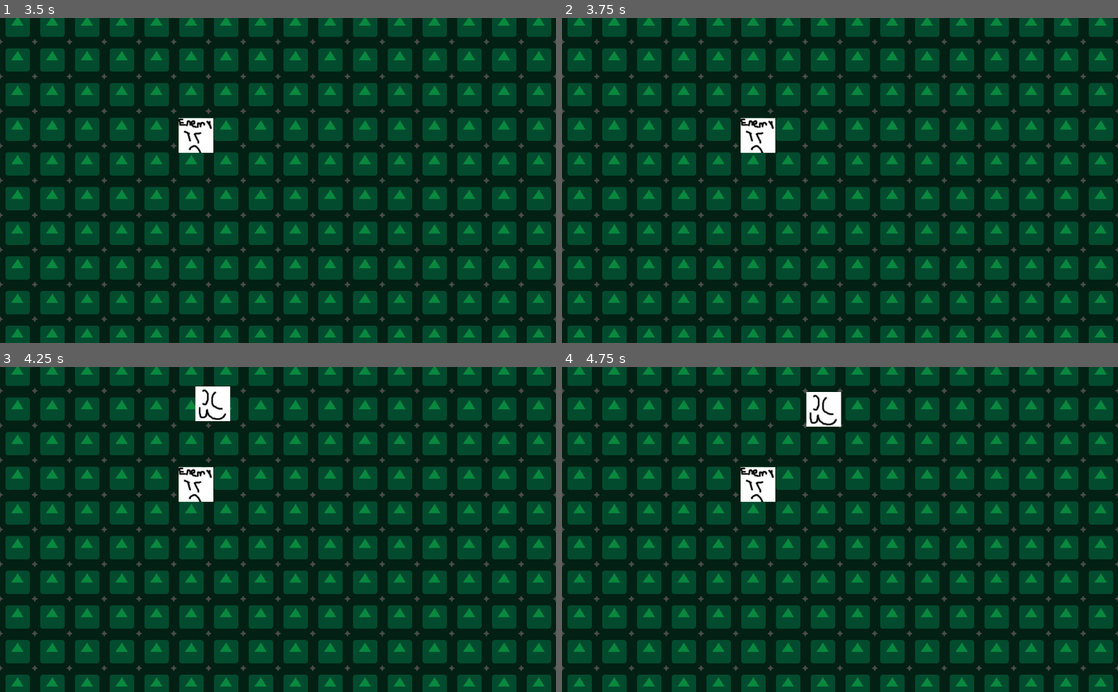
Above: before the commit, frames 1-4 (two rows, left to right).
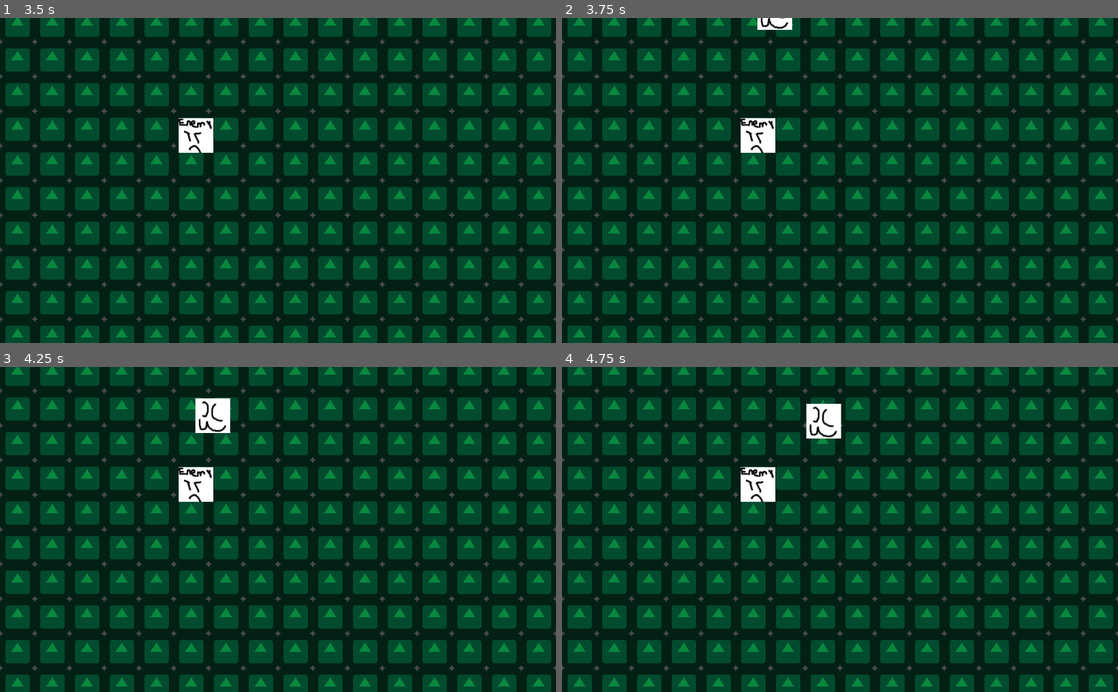
Above: after the commit, the same moments.

Repository: IAmBot102102/TheHereticKnight
Game: Godot game, scene res://Scenes/World.tscn
Same seed, same stepped clock (60 frames per second), same inputs: the game is played once before the commit and once after it. The engine's default icon, where the game draws it, is replaced by a stand-in: a white triangle on a blue panel in a dark square.
Inputs:
- Up to frame 1 (3.5 s): tap Enter at 0.5 s; hold Up (ui_up) 0.53-2.03 s; hold Left (ui_left) from 2.03 s (still down); tap Space at 2.75 s
- Up to frame 2 (3.75 s): tap Enter at 3.5 s; release Left (ui_left) at 3.53 s; hold Down (ui_down) from 3.53 s (still down)
- Up to frame 3 (4.25 s): keep holding Down (ui_down)
- Up to frame 4 (4.75 s): release Down (ui_down) at 4.28 s; hold Right (ui_right) from 4.28 s (still down)

Frame 1 is identical in both runs. In frame 2, 0.2% of the frame differs, in the area x 35-42%, y 0-4%; in frame 3, 0.6%; in frame 4, 0.6%, in the area x 43-51%, y 7-23%.

Commit message:
Created an enemy patrol prototype

Diff:
--- a/Scenes/Entity/Enemy.tscn
+++ b/Scenes/Entity/Enemy.tscn
@@ -4,7 +4,7 @@
 [ext_resource path="res://Scripts/Entity/Enemy.gd" type="Script" id=2]
 [ext_resource path="res://Assets/Sprites/enemy.png" type="Texture" id=3]
 
-[node name="Enemy" index="0" instance=ExtResource( 1 )]
+[node name="Enemy" instance=ExtResource( 1 )]
 script = ExtResource( 2 )
 
 [node name="Sprite" parent="." index="0"]
--- a/Scenes/Entity/Entity.tscn
+++ b/Scenes/Entity/Entity.tscn
@@ -3,6 +3,7 @@
 [ext_resource path="res://Scripts/Entity/Entity.gd" type="Script" id=1]
 
 [sub_resource type="RectangleShape2D" id=1]
+extents = Vector2( 32, 32 )
 
 [node name="Entity" type="KinematicBody2D"]
 script = ExtResource( 1 )
--- a/Scripts/Directions.gd
+++ /dev/null
@@ -1,18 +0,0 @@
-extends Node
-const idle = Vector2(0,0)
-const left = Vector2(-1, 0)
-const right = Vector2(1,0)
-const up = Vector2(0,-1)
-const down = Vector2(0,1)
-
-func randomDirection():
-	var Randomthing = randi() % 4 + 1
-	match Randomthing:
-		1:
-			return left
-		2:
-			return right
-		3:
-			return up
-		4:
-			return down
--- a/Scripts/Entity/Enemy.gd
+++ b/Scripts/Entity/Enemy.gd
@@ -1,19 +1,27 @@
 extends Entity
-var MoveTimerLength := 20
-var MoveTimer = 0
-var move = Vector2(0,0)
+
+export var MovementInterval := 0.8
+
+var move := Vector2.ZERO
+
 func _ready():
 	add_to_group("enemy")
-	var movedir = dir.randomDirection()
 
+	var timer := Timer.new()
+	timer.start(MovementInterval)
+	timer.connect("timeout", self, "_on_timeout")
+	add_child(timer)
 
-func _physics_process(delta):
-	## TRYING TO MAKE THE ENEMY MOVE
-	## IDK HOW BUT THIS IS NOT MOVING IM GOIN INSANE HERE ndvklsa;vndksla;vds
-	var motion = move.normalized() * Speed
-	move_and_slide(motion, Vector2(0,0))
-	if MoveTimer > 0:
-		MoveTimer -= 1
-	if MoveTimer == 0:
-		var movedir = dir.randomDirection()
-		MoveTimer = MoveTimerLength
+func movement(delta) -> Vector2:
+	return move.normalized() * Speed * delta
+
+func _on_timeout():
+	randomize()
+	var rand := randi() % 4
+
+	match rand:
+		1: move = Vector2.UP
+		2: move = Vector2.DOWN
+		3: move = Vector2.LEFT
+		4: move = Vector2.RIGHT
+		_: move = Vector2.ZERO
--- a/project.godot
+++ b/project.godot
@@ -20,13 +20,9 @@
 
 [application]
 
-config/name="TheHereticKnight"
+config/name="The Heretic Knight"
 run/main_scene="res://Scenes/World.tscn"
 config/icon="res://SpritePicturesTextures/icon.png"
-
-[autoload]
-
-dir="*res://Scripts/Directions.gd"
 
 [input]
 
